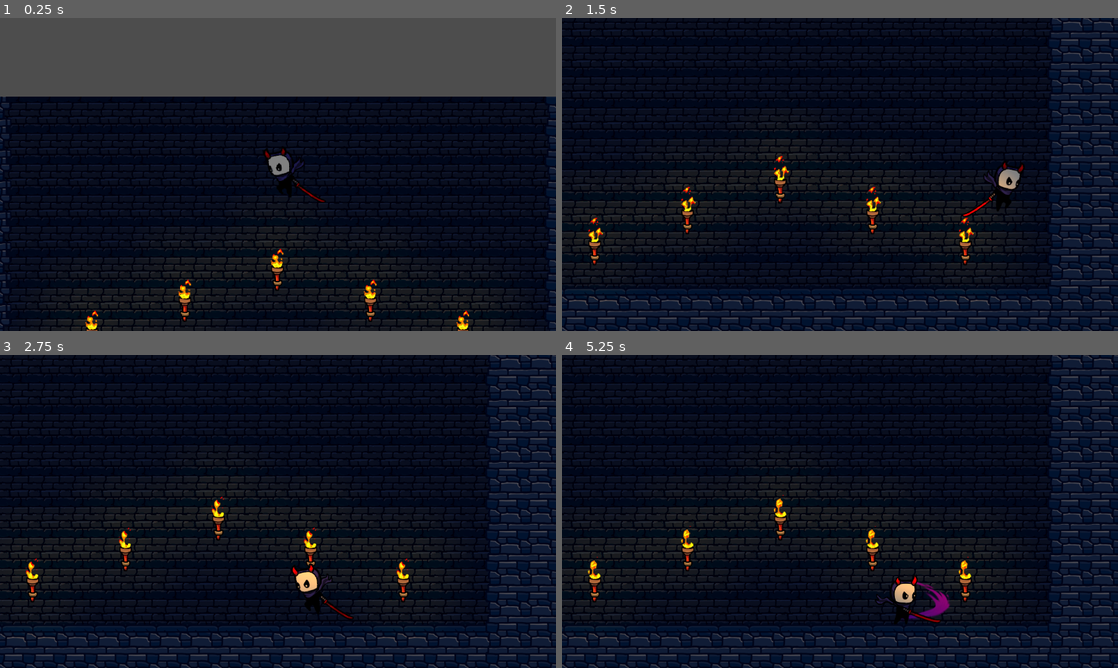
Above: before the commit, frames 1-4 (two rows, left to right).
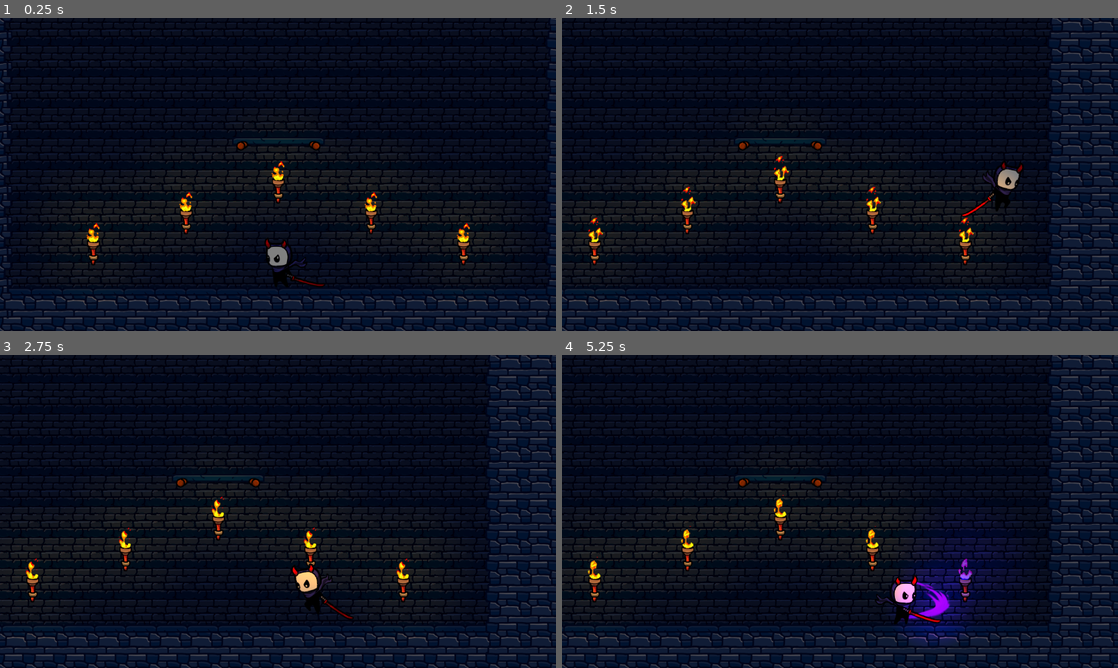
Above: after the commit, the same moments.

Repository: BrunoSilvestre00/pogoni
Game: Godot game, scene res://scenes/game.tscn
Two runs of this game, one before a commit and one after it. Both use one fixed random seed, a clock stepped at 60 frames per second and the inputs below.
Inputs:
- Up to frame 1 (0.25 s): no input
- Up to frame 2 (1.5 s): hold D (move_right, bound only before the commit) from 0.53 s (still down); tap Left (attack) at 0.6 s; tap Space (jump) at 0.77, 0.8, 1.07, 1.35 s
- Up to frame 3 (2.75 s): tap Space (jump) at 1.52, 1.82, 2.3 s; tap Left (attack) at 1.55, 2.1 s; release D (move_right, bound only before the commit) at 2.03 s; hold A (move_left, bound only before the commit) from 2.03 s (still down)
- Up to frame 4 (5.25 s): release A (move_left, bound only before the commit) at 2.78 s; hold D (move_right, bound only before the commit) 2.78-4.28 s; tap Left (attack) at 2.85, 4.35, 5.1 s; tap Space (jump) at 3.02, 3.32, 3.6, 3.77, 4.07, 4.52, 4.82 s; hold A (move_left, bound only before the commit) 4.28-5.03 s; hold D (move_right, bound only before the commit) from 5.03 s (still down)

The runs differ from the first frame. In frame 1, 41% of the frame differs, in the area x 0-100%, y 0-100%; in frame 2, 0.4%; in frame 3, 0.2%; in frame 4, 3.0%.

Commit message:
feat: add pogo

Diff:
--- a/project.godot
+++ b/project.godot
@@ -27,13 +27,13 @@
 , Object(InputEventJoypadButton,"resource_local_to_scene":false,"resource_name":"","device":-1,"button_index":0,"pressure":0.0,"pressed":true,"script":null)
 ]
 }
-move_left={
+left={
 "deadzone": 0.2,
 "events": [Object(InputEventKey,"resource_local_to_scene":false,"resource_name":"","device":-1,"window_id":0,"alt_press …(191 unchanged characters)…
 , Object(InputEventJoypadMotion,"resource_local_to_scene":false,"resource_name":"","device":-1,"axis":0,"axis_value":-1.0,"script":null)
 ]
 }
-move_right={
+right={
 "deadzone": 0.2,
 "events": [Object(InputEventKey,"resource_local_to_scene":false,"resource_name":"","device":-1,"window_id":0,"alt_press …(192 unchanged characters)…
 , Object(InputEventJoypadMotion,"resource_local_to_scene":false,"resource_name":"","device":-1,"axis":0,"axis_value":1.0,"script":null)
@@ -45,6 +45,12 @@
 , Object(InputEventJoypadButton,"resource_local_to_scene":false,"resource_name":"","device":-1,"button_index":2,"pressure":0.0,"pressed":true,"script":null)
 ]
 }
+down={
+"deadzone": 0.2,
+"events": [Object(InputEventKey,"resource_local_to_scene":false,"resource_name":"","device":-1,"window_id":0,"alt_pressed":false,"shift_pressed":false,"ctrl_pressed":false,"meta_pressed":false,"pressed":false,"keycode":0,"physical_keycode":83,"key_label":0,"unicode":115,"location":0,"echo":false,"script":null)
+, Object(InputEventJoypadMotion,"resource_local_to_scene":false,"resource_name":"","device":-1,"axis":1,"axis_value":1.0,"script":null)
+]
+}
 
 [physics]
 
--- a/scenes/game.tscn
+++ b/scenes/game.tscn
@@ -1,9 +1,10 @@
-[gd_scene load_steps=9 format=4 uid="uid://dj6dj56a42pia"]
+[gd_scene load_steps=10 format=4 uid="uid://dj6dj56a42pia"]
 
 [ext_resource type="Script" uid="uid://ca8uyb08voi86" path="res://scripts/game_manager.gd" id="1_lbhrr"]
 [ext_resource type="PackedScene" uid="uid://d38y872mxps7r" path="res://scenes/player.tscn" id="1_uwrxv"]
 [ext_resource type="Texture2D" uid="uid://wfbuercdjwa0" path="res://assets/sprites/tower.png" id="2_yqjtg"]
 [ext_resource type="PackedScene" uid="uid://bp4roxd5acmg2" path="res://scenes/torch.tscn" id="3_lnu2h"]
+[ext_resource type="PackedScene" uid="uid://bl0elf18avtm6" path="res://scenes/plataform.tscn" id="5_iywne"]
 
 [sub_resource type="TileSetAtlasSource" id="TileSetAtlasSource_yqjtg"]
 texture = ExtResource("2_yqjtg")
@@ -40,7 +41,7 @@
 
 [node name="Player" parent="." instance=ExtResource("1_uwrxv")]
 z_index = 1
-position = Vector2(1, -472)
+position = Vector2(-1, -59)
 collision_layer = 2
 
 [node name="Camera2D" type="Camera2D" parent="Player"]
@@ -83,3 +84,8 @@
 [node name="DirectionalLight2D" type="DirectionalLight2D" parent="."]
 energy = 0.5
 blend_mode = 1
+
+[node name="Plataforms" type="Node" parent="."]
+
+[node name="Plataform" parent="Plataforms" instance=ExtResource("5_iywne")]
+position = Vector2(0, -296)
--- /dev/null
+++ b/scenes/plataform.tscn
@@ -0,0 +1,20 @@
+[gd_scene load_steps=4 format=3 uid="uid://bl0elf18avtm6"]
+
+[ext_resource type="Texture2D" uid="uid://wfbuercdjwa0" path="res://assets/sprites/tower.png" id="1_s5nw7"]
+
+[sub_resource type="AtlasTexture" id="AtlasTexture_um5iv"]
+atlas = ExtResource("1_s5nw7")
+region = Rect2(0, 128, 192, 32)
+
+[sub_resource type="RectangleShape2D" id="RectangleShape2D_8h2yb"]
+size = Vector2(192, 17)
+
+[node name="Plataform" type="StaticBody2D"]
+
+[node name="Sprite2D" type="Sprite2D" parent="."]
+texture = SubResource("AtlasTexture_um5iv")
+
+[node name="CollisionShape2D" type="CollisionShape2D" parent="."]
+position = Vector2(0, -7.5)
+shape = SubResource("RectangleShape2D_8h2yb")
+one_way_collision = true
--- a/scenes/player.tscn
+++ b/scenes/player.tscn
@@ -1,12 +1,29 @@
-[gd_scene load_steps=33 format=3 uid="uid://d38y872mxps7r"]
+[gd_scene load_steps=42 format=3 uid="uid://d38y872mxps7r"]
 
 [ext_resource type="Script" uid="uid://c0w872ckwae16" path="res://scripts/player.gd" id="1_g2els"]
 [ext_resource type="Texture2D" uid="uid://m0ybwjivwhq1" path="res://assets/sprites/fall.png" id="2_dqkch"]
+[ext_resource type="Texture2D" uid="uid://scfh110un71q" path="res://assets/sprites/down-attack.png" id="2_fjrip"]
 [ext_resource type="Texture2D" uid="uid://dynpm2u0sy8lr" path="res://assets/sprites/fly.png" id="3_qlg0r"]
 [ext_resource type="Texture2D" uid="uid://dn1lvhd5mpii6" path="res://assets/sprites/idle.png" id="4_fjrip"]
 [ext_resource type="Texture2D" uid="uid://wlm2nalxcp3o" path="res://assets/sprites/walk.png" id="6_fjrip"]
 [ext_resource type="Texture2D" uid="uid://byq8pctn0lmfv" path="res://assets/sprites/side-attack.png" id="6_tuyoq"]
 
+[sub_resource type="AtlasTexture" id="AtlasTexture_qfm1y"]
+atlas = ExtResource("2_fjrip")
+region = Rect2(0, 0, 199, 150)
+
+[sub_resource type="AtlasTexture" id="AtlasTexture_fulsm"]
+atlas = ExtResource("2_fjrip")
+region = Rect2(199, 0, 199, 150)
+
+[sub_resource type="AtlasTexture" id="AtlasTexture_4r5pv"]
+atlas = ExtResource("2_fjrip")
+region = Rect2(398, 0, 199, 150)
+
+[sub_resource type="AtlasTexture" id="AtlasTexture_60mlk"]
+atlas = ExtResource("2_fjrip")
+region = Rect2(597, 0, 199, 150)
+
 [sub_resource type="AtlasTexture" id="AtlasTexture_qlg0r"]
 atlas = ExtResource("2_dqkch")
 region = Rect2(0, 0, 199, 118)
@@ -101,6 +118,23 @@
 
 [sub_resource type="SpriteFrames" id="SpriteFrames_tuyoq"]
 animations = [{
+"frames": [{
+"duration": 1.0,
+"texture": SubResource("AtlasTexture_qfm1y")
+}, {
+"duration": 1.0,
+"texture": SubResource("AtlasTexture_fulsm")
+}, {
+"duration": 1.0,
+"texture": SubResource("AtlasTexture_4r5pv")
+}, {
+"duration": 1.0,
+"texture": SubResource("AtlasTexture_60mlk")
+}],
+"loop": false,
+"name": &"down-attack",
+"speed": 16.0
+}, {
 "frames": [{
 "duration": 1.0,
 "texture": SubResource("AtlasTexture_qlg0r")
@@ -198,29 +232,71 @@
 
 [sub_resource type="CapsuleShape2D" id="CapsuleShape2D_qlg0r"]
 radius = 24.0
-height = 92.0
+height = 104.0
 
 [sub_resource type="CircleShape2D" id="CircleShape2D_tuyoq"]
 radius = 34.0
 
+[sub_resource type="Gradient" id="Gradient_fjrip"]
+offsets = PackedFloat32Array(0, 0.6933333)
+colors = PackedColorArray(1, 1, 1, 1, 0, 0, 0, 1)
+
+[sub_resource type="GradientTexture2D" id="GradientTexture2D_smehm"]
+gradient = SubResource("Gradient_fjrip")
+width = 192
+height = 192
+fill = 1
+fill_from = Vector2(0.5, 0.5)
+
+[sub_resource type="Gradient" id="Gradient_smehm"]
+offsets = PackedFloat32Array(0, 0.06, 0.68)
+colors = PackedColorArray(0, 0, 0, 1, 1, 1, 1, 1, 0.046666667, 0.046666667, 0.046666667, 1)
+
+[sub_resource type="GradientTexture2D" id="GradientTexture2D_ur7pv"]
+gradient = SubResource("Gradient_smehm")
+width = 256
+height = 256
+fill = 1
+fill_from = Vector2(0.5, 0.5)
+
 [node name="Player" type="CharacterBody2D"]
 script = ExtResource("1_g2els")
 
 [node name="MovementSprites" type="AnimatedSprite2D" parent="."]
 sprite_frames = SubResource("SpriteFrames_tuyoq")
-animation = &"side-attack"
-frame = 3
-frame_progress = 1.0
+animation = &"walk"
 
 [node name="CollisionBody" type="CollisionShape2D" parent="."]
-position = Vector2(0, 6)
 shape = SubResource("CapsuleShape2D_qlg0r")
 
-[node name="CollisionSideAttack" type="CollisionShape2D" parent="."]
-light_mask = 4
-visibility_layer = 4
+[node name="SideAttackHitbox" type="Area2D" parent="."]
+collision_layer = 4
+collision_mask = 4
+
+[node name="CollisionAttack" type="CollisionShape2D" parent="SideAttackHitbox"]
 position = Vector2(-58, 9)
 shape = SubResource("CircleShape2D_tuyoq")
 debug_color = Color(0.60804147, 0.36404154, 1, 0.41960785)
 
+[node name="LightAttack" type="PointLight2D" parent="SideAttackHitbox"]
+position = Vector2(-58.000004, 8.999999)
+scale = Vector2(1.0625001, 1.0625)
+color = Color(0.5882353, 0.101960786, 0.78431374, 1)
+energy = 1.5
+texture = SubResource("GradientTexture2D_smehm")
+
+[node name="DownAttackHitbox" type="Area2D" parent="."]
+collision_layer = 4
+collision_mask = 4
+
+[node name="CollisionAttack" type="CollisionPolygon2D" parent="DownAttackHitbox"]
+polygon = PackedVector2Array(-72, 24, -40, 64, 0, 72, 40, 64, 72, 24)
+
+[node name="LightAttack" type="PointLight2D" parent="DownAttackHitbox"]
+position = Vector2(0, 36)
+color = Color(0.5882353, 0.101960786, 0.78431374, 1)
+energy = 2.5
+texture = SubResource("GradientTexture2D_ur7pv")
+
 [connection signal="animation_finished" from="MovementSprites" to="." method="_on_movement_sprites_animation_finished"]
+[connection signal="area_entered" from="DownAttackHitbox" to="." method="_on_down_attack_hitbox_area_entered"]
--- a/scenes/torch.tscn
+++ b/scenes/torch.tscn
@@ -141,11 +141,15 @@
 fill_from = Vector2(0.5, 0.5)
 
 [node name="Torch" type="Area2D"]
+light_mask = 4
+visibility_layer = 4
 collision_layer = 4
 collision_mask = 4
 script = ExtResource("1_o2tjn")
 
 [node name="FireCollision" type="CollisionShape2D" parent="."]
+light_mask = 4
+visibility_layer = 4
 position = Vector2(0.63043976, -12.669575)
 shape = SubResource("RectangleShape2D_d4v33")
 
@@ -163,3 +167,4 @@
 
 [connection signal="area_entered" from="." to="." method="_on_area_entered"]
 [connection signal="body_entered" from="." to="." method="_on_body_entered"]
+[connection signal="body_shape_entered" from="." to="." method="_on_body_shape_entered"]
--- a/scripts/player.gd
+++ b/scripts/player.gd
@@ -6,22 +6,47 @@
 
 @onready var movement_sprites: AnimatedSprite2D = $MovementSprites
 @onready var collision_body: CollisionShape2D = $CollisionBody
-@onready var collision_side_attack: CollisionShape2D = $CollisionSideAttack
+
+@onready var collision_side_attack: CollisionShape2D = $SideAttackHitbox/CollisionAttack
+@onready var light_side_attack: PointLight2D = $SideAttackHitbox/LightAttack
+
+@onready var collision_down_attack: CollisionPolygon2D = $DownAttackHitbox/CollisionAttack
+@onready var light_down_attack: PointLight2D = $DownAttackHitbox/LightAttack
 
 var facing_right: bool = false
 var is_attacking: bool = false
+
+func is_animating_attack() -> bool:
+	return is_attacking and movement_sprites.animation in ["down-attack", "side-attack"]
+
+func fall(delta: float) -> void:
+	velocity += get_gravity() * delta
+
+func jump(intensity: float = 1) -> void:
+	velocity.y = JUMP_VELOCITY * intensity
+
+func move(direction: float) -> void:
+	if direction:
+		velocity.x = direction * SPEED
+	else:
+		velocity.x = move_toward(velocity.x, 0, SPEED)
 
 func flip() -> void:
 	movement_sprites.flip_h = facing_right
 	if facing_right == (collision_side_attack.position.x < 0):
 		collision_side_attack.position.x *= -1
+		light_side_attack.position.x *= -1
 
-func resolve_attack():
-	collision_side_attack.disabled = not is_attacking
+func resolve_attack(down: bool) -> void:
+	collision_side_attack.disabled = not is_attacking or down
+	collision_down_attack.disabled = not is_attacking or not down or is_on_floor()
 
-func resolve_animation(direction: float) -> void:
+	light_side_attack.visible = not collision_side_attack.disabled
+	light_down_attack.visible = not collision_down_attack.disabled
+
+func resolve_animation(direction: float, down: bool) -> void:
 	if is_attacking:
-		return movement_sprites.play("side-attack")
+		return movement_sprites.play("down-attack" if down and not is_on_floor() else "side-attack")
 	if not is_on_floor():
 		return movement_sprites.play("fall" if velocity.y > 0 else "fly")
 	return movement_sprites.play("idle" if not direction else "walk")
@@ -29,29 +54,30 @@
 func _physics_process(delta: float) -> void:
 	var jump_key := Input.is_action_just_pressed("jump")
 	var atack_key := Input.is_action_just_pressed("attack")
-	var direction := Input.get_axis("move_left", "move_right")
+	var down_key := Input.is_action_pressed("down")
+	var direction := Input.get_axis("left", "right")
 
 	facing_right = direction > 0 || (movement_sprites.flip_h && direction == 0)
-
-	if not is_on_floor():
-		velocity += get_gravity() * delta
-
-	if jump_key and is_on_floor():
-		velocity.y = JUMP_VELOCITY
 
 	if atack_key:
 		is_attacking = true
 
-	if direction:
-		velocity.x = direction * SPEED
-	else:
-		velocity.x = move_toward(velocity.x, 0, SPEED)
+	if not is_on_floor():
+		fall(delta)
 
-	resolve_attack()
-	resolve_animation(direction)
-	flip()
+	if jump_key and is_on_floor():
+		jump()
+
+	if not is_animating_attack():
+		resolve_attack(down_key)
+		resolve_animation(direction, down_key)
+		flip()
+
+	move(direction)
 	move_and_slide()
-
 
 func _on_movement_sprites_animation_finished() -> void:
 	is_attacking = false
+
+func _on_down_attack_hitbox_area_entered(_area: Area2D) -> void:
+	jump(0.75)
--- a/scripts/torch.gd
+++ b/scripts/torch.gd
@@ -10,5 +10,6 @@
 	light.energy = 0.75
 	fire_collision.disabled = true
 
-func _on_area_entered(_area: Area2D) -> void:
-	activate_torch()
+func _on_area_entered(area: Area2D) -> void:
+	if area.name in ['DownAttackHitbox', 'SideAttackHitbox']:
+		call_deferred("activate_torch")
Binary file added: assets/sprites/down-attack.png
Not shown, added: assets/sprites/down-attack.png.import
Binary file changed: assets/sprites/side-attack.png
Binary file changed: assets/sprites/tower.png
